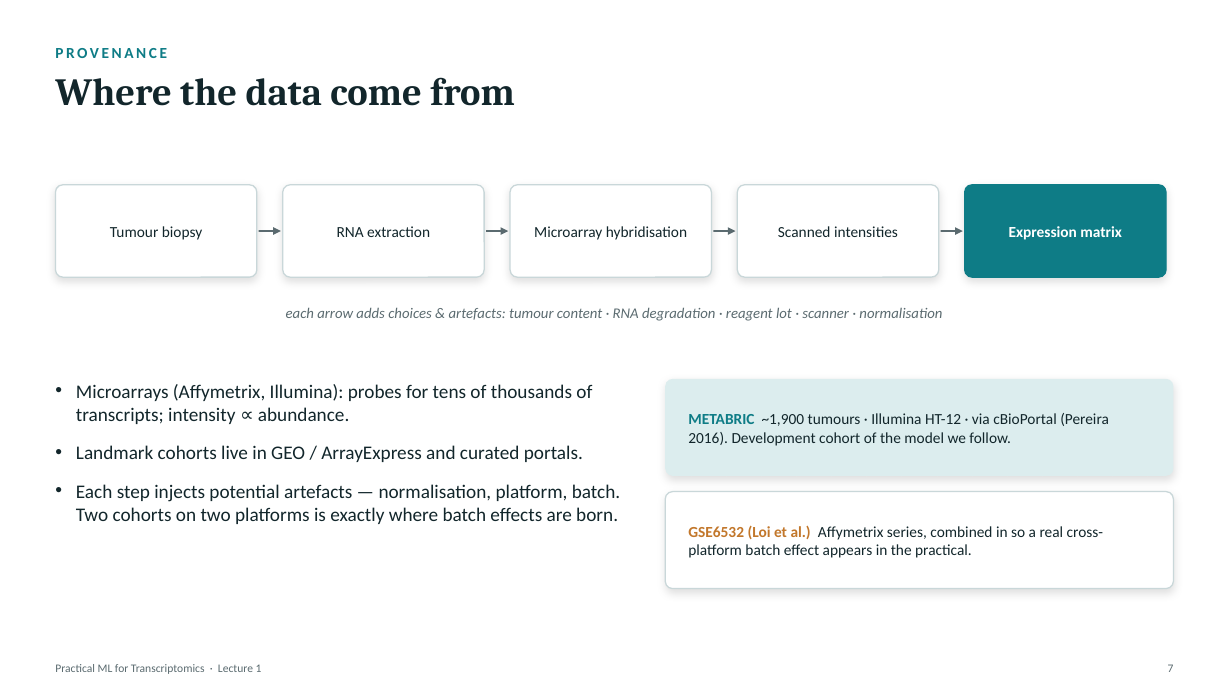
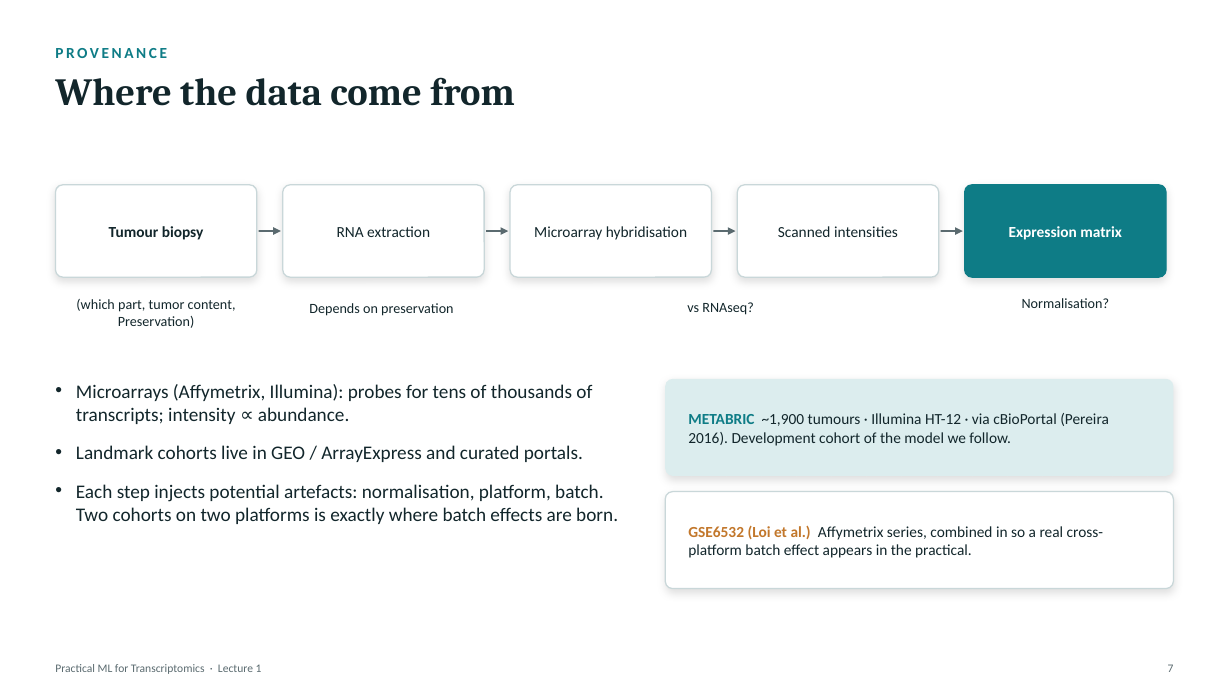
Before and after one commit to zhanyinx/ml26, a slide deck: slide 7 of lessons/lesson01_biological_question/theory/slides/Lecture1 - From Biological Question to ML Problem.pptx. Drawn at 1232x693 pixels with LibreOffice and Linux fonts; fonts in the diff are those of the drawing. Boxes give left, top, right and bottom in pixels: in the first picture for what was removed or moved away, otherwise in the second. Text is boxed around its words. In the diff, an @@ line names an element or a change of style, - is before the commit and + after.

```diff
--- a/lessons/lesson01_biological_question/theory/slides/Lecture1 - From Biological Question to ML Problem.pptx
+++ b/lessons/lesson01_biological_question/theory/slides/Lecture1 - From Biological Question to ML Problem.pptx
@@ text "Tumour biopsy" at (109,226,204,240): bold on @@
@@ text at (76,299,236,328): text changed; size 11.5 to 11 pt; text colour #5B6B70 to #12262B; italic off @@
-each arrow adds choices & artefacts: tumour content · RNA degradation · reagent lot · scanner · normalisation
+(which part, tumor content,
+Preservation)
@@ text added at (1022,298,1110,308), 11 pt, text #12262B @@
+Normalisation?
@@ text added at (309,303,453,316), 11 pt, text #12262B @@
+Depends on preservation
@@ text added at (687,302,754,315), 11 pt, text #12262B @@
+vs RNAseq?
@@ text at (76,484,618,524): text changed @@
-• Each step injects potential artefacts — normalisation, platform, batch. Two cohorts on two platforms is exactly where batch effects are born.
+• Each step injects potential artefacts: normalisation, platform, batch. Two cohorts on two platforms is exactly where batch effects are born.
```
Also in this commit, not shown: 16 other slides changed, 1 slide removed.
